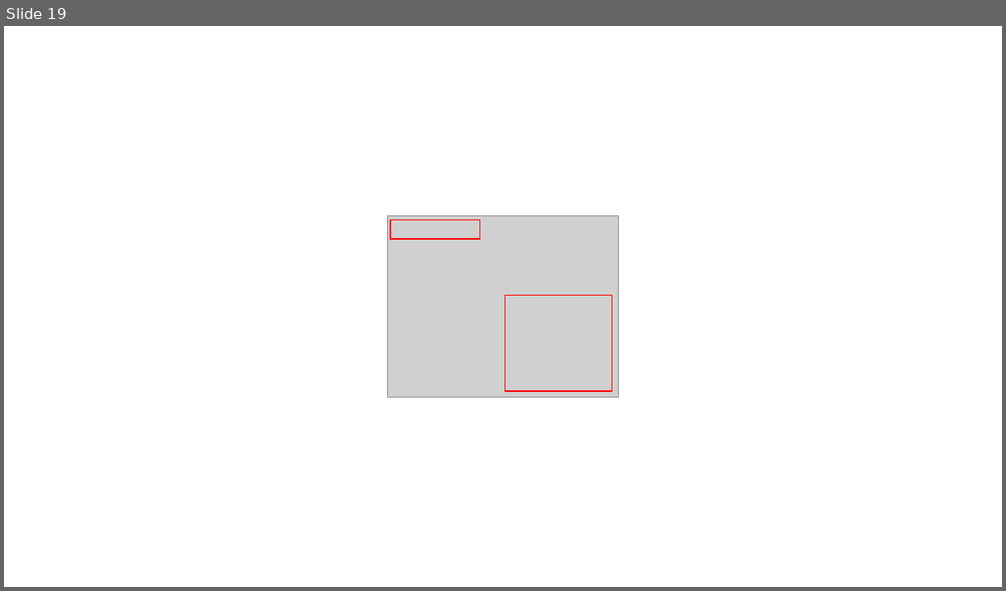
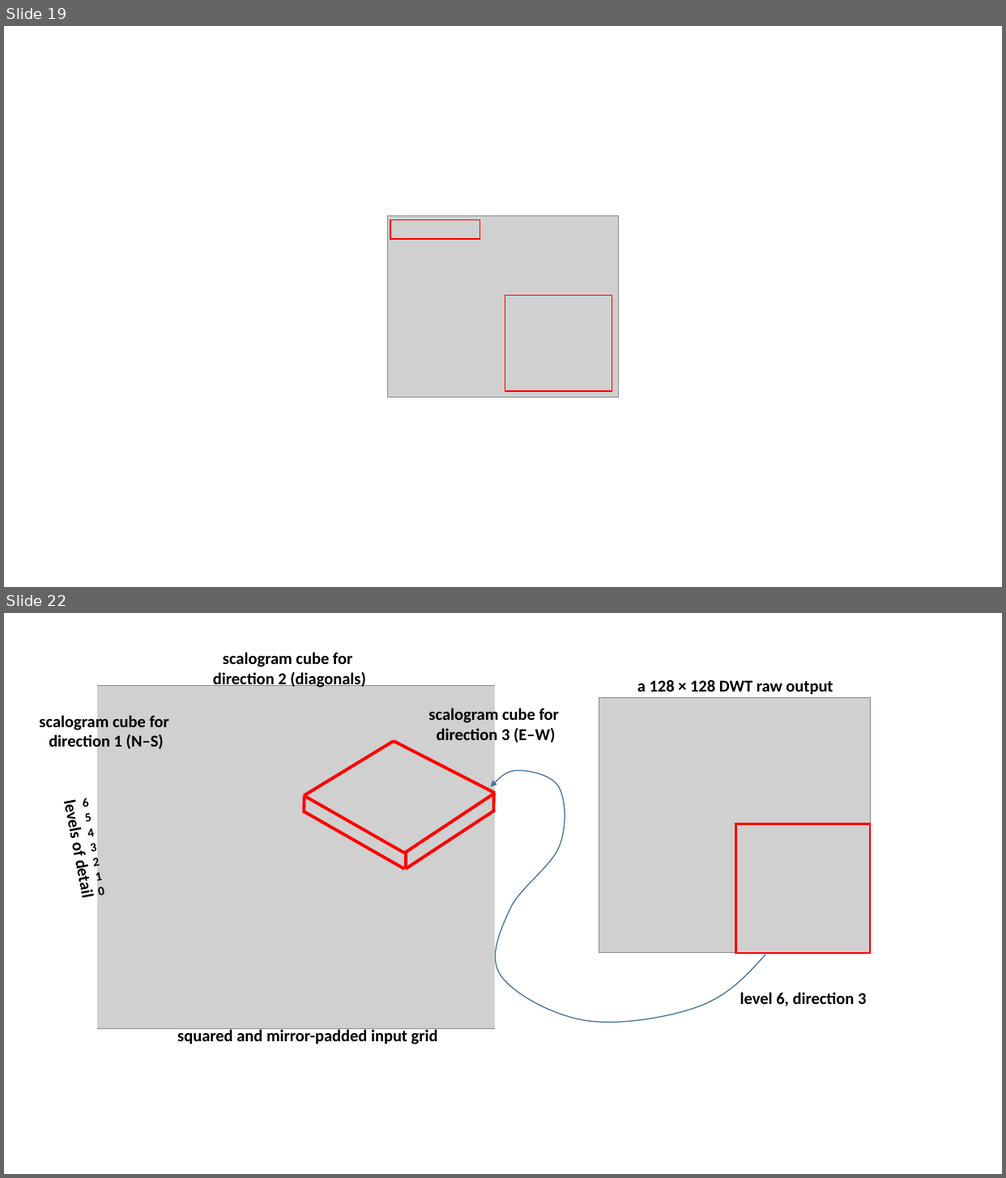
Before and after one commit to PauloCarvalhoRJ/gammaray, a slide deck: docs/figures.pptx. Shown one above the other, each under a label of ours: slide 19 before the commit, slides 19 and 22 after it; the slides between them are not shown. The pictures are 1006x591 and 1006x1178 pixels, drawn with LibreOffice and Linux fonts; fonts in the diff are those of the drawing; grey boxes stand for pictures. Boxes give left, top, right and bottom in pixels: in the first picture for what was removed or moved away, otherwise in the second. Text is boxed around its words. In the diff, an @@ line names an element or a change of style, - is before the commit and + after.

```diff
--- a/docs/figures.pptx
+++ b/docs/figures.pptx
@@ slide 22 added at bbox=[4, 613, 1002, 1174], background #FFFFFF @@
@@ rectangle added at bbox=[57, 657, 98, 1061], fill #FFFFFF @@
@@ text added at bbox=[213, 652, 366, 688], 16 pt, text #000000, bold @@
+scalogram cube for
+direction 2 (diagonals)
@@ rectangle added at bbox=[495, 659, 536, 1063], fill #FFFFFF @@
@@ text added at bbox=[637, 680, 833, 695], 16 pt, text #000000, bold @@
+a 128 × 128 DWT raw output
@@ picture added at bbox=[96, 686, 496, 1029] @@
@@ text added at bbox=[428, 706, 559, 745], 16 pt, text #000000, bold @@
+scalogram cube for
+direction 3 (E–W)
@@ picture added at bbox=[599, 697, 870, 953] @@
@@ text added at bbox=[39, 713, 169, 752], 16 pt, text #000000, bold @@
+scalogram cube for
+direction 1 (N–S)
@@ line added from (305, 796) to (394, 741), #FF0000 3 pt @@
@@ line added from (394, 741) to (495, 794), #FF0000 3 pt @@
@@ freeform shape added at bbox=[491, 770, 766, 1023], outline #43739E 1 pt @@
@@ text added at bbox=[59, 804, 98, 898], 16 pt, text #000000, bold @@
+levels of detail
@@ text added at bbox=[83, 798, 105, 896], 12 pt, text #000000, bold @@
+6
+5
+4
+3
+2
+1
+0
@@ line added from (305, 796) to (404, 854), #FF0000 3 pt @@
@@ line added from (305, 796) to (305, 813), #FF0000 3 pt @@
@@ line added from (495, 794) to (404, 854), #FF0000 3 pt @@
@@ line added from (494, 794) to (493, 811), #FF0000 3 pt @@
@@ line added from (305, 811) to (404, 869), #FF0000 3 pt @@
@@ line added from (495, 811) to (405, 869), #FF0000 3 pt @@
@@ rectangle added at bbox=[736, 824, 870, 953], outline #FF0000 2.25 pt @@
@@ line added from (406, 851) to (406, 868), #FF0000 3 pt @@
@@ text added at bbox=[740, 992, 866, 1007], 16 pt, text #000000, bold @@
+level 6, direction 3
@@ text added at bbox=[177, 1028, 438, 1045], 16 pt, text #000000, bold @@
+squared and mirror-padded input grid
```
Also in this commit, not shown: 3 other slides added, 1 other file.
